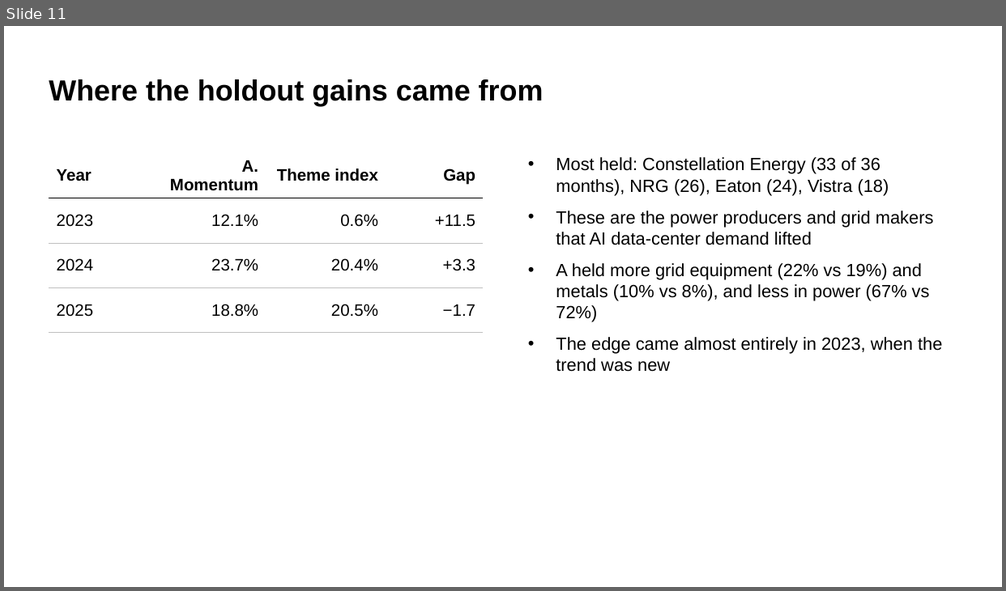
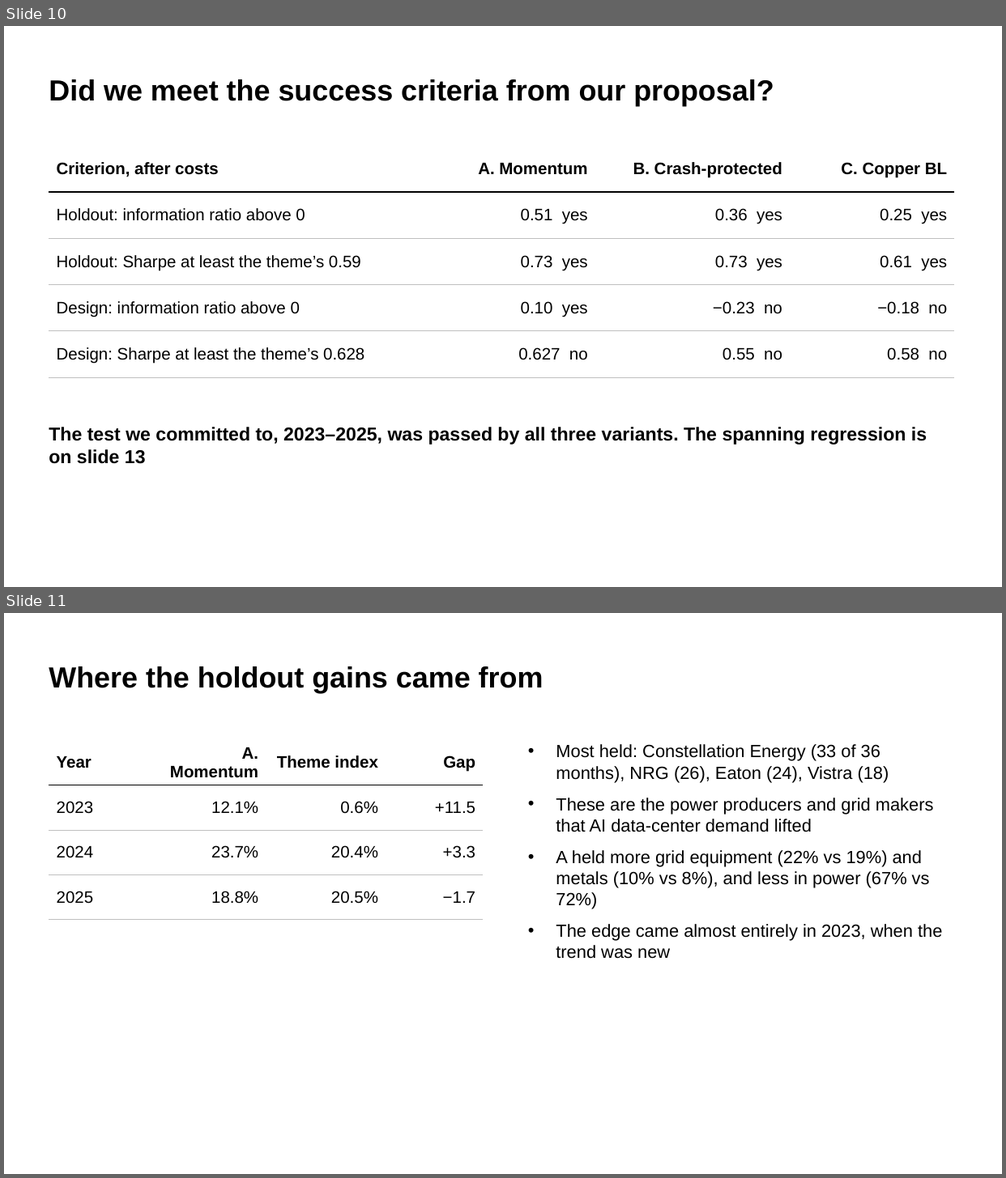
Before and after one commit to mateopreve-dev/quant-finance-project, a slide deck: fund_project/FundProject_Slides.pptx. Shown one above the other, each under a label of ours: slide 11 before the commit, slides 10 and 11 after it. The pictures are 1006x591 and 1006x1178 pixels, drawn with LibreOffice and Linux fonts; fonts in the diff are those of the drawing. Boxes give left, top, right and bottom in pixels: in the first picture for what was removed or moved away, otherwise in the second. Text is boxed around its words. In the diff, an @@ line names an element or a change of style, - is before the commit and + after.

```diff
--- a/fund_project/FundProject_Slides.pptx
+++ b/fund_project/FundProject_Slides.pptx
@@ slide 10 added at [4,26,1002,587], background #FFFFFF @@
@@ title added at [49,79,774,106], 28 pt, text #000000, bold @@
+Did we meet the success criteria from our proposal?
@@ table added at [49,146,955,367], 5 rows, 4 columns @@
+Criterion, after costs | A. Momentum | B. Crash-protected | C. Copper BL
+Holdout: information ratio above 0 | 0.51 yes | 0.36 yes | 0.25 yes
+Holdout: Sharpe at least the theme’s 0.59 | 0.73 yes | 0.73 yes | 0.61 yes
+Design: information ratio above 0 | 0.10 yes | −0.23 no | −0.18 no
+Design: Sharpe at least the theme’s 0.628 | 0.627 no | 0.55 no | 0.58 no
@@ text added at [49,427,927,464], 18 pt, text #000000, bold @@
+The test we committed to, 2023–2025, was passed by all three variants. The spanning regression is on slide 13
```
Also in this commit, not shown: 5 slides changed, 1 slide removed, 4 other files.
